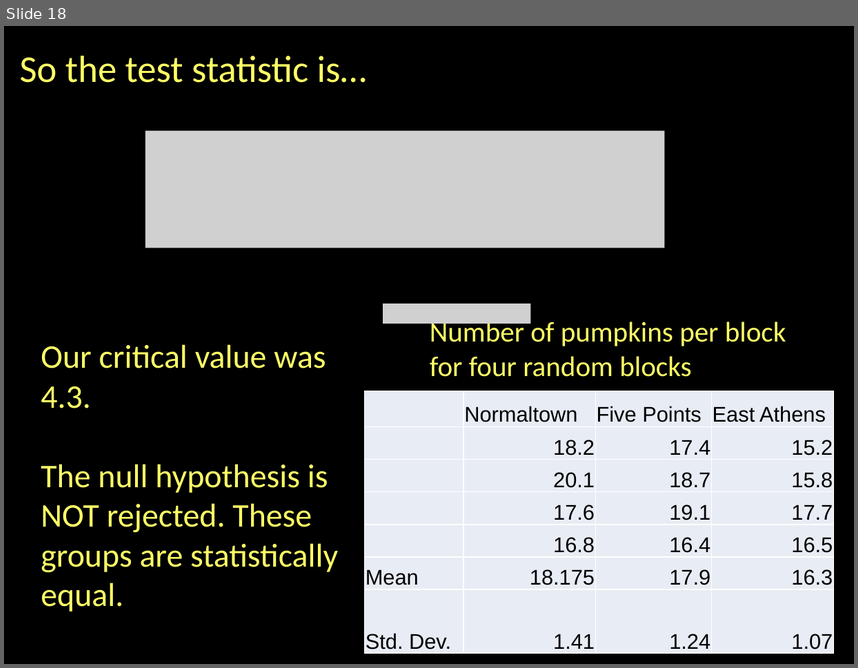
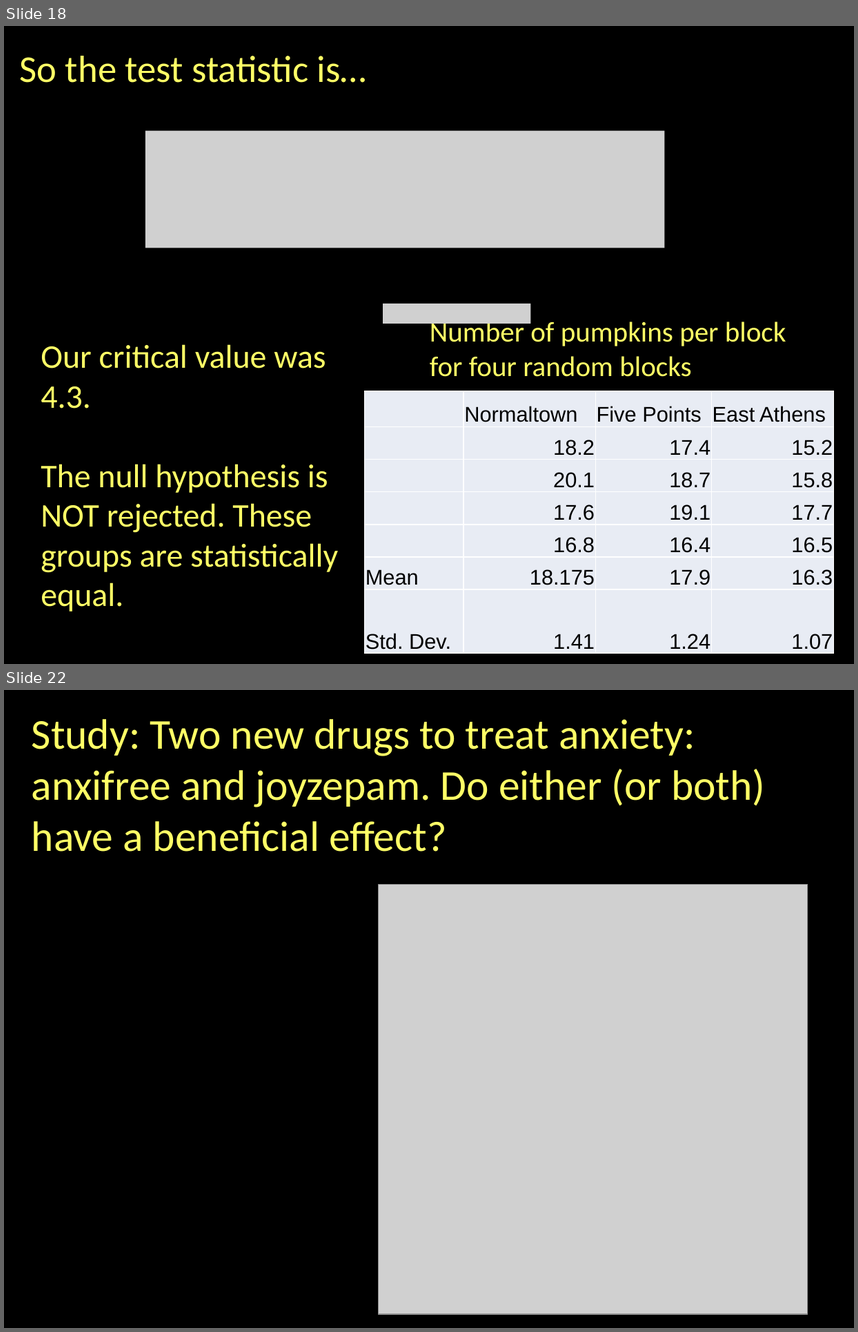
Before and after one commit to jshannon75/geog4300, a slide deck: slides/geog4300_f19_L12-1 ANOVA.pptx. Shown one above the other, each under a label of ours: slide 18 before the commit, slides 18 and 22 after it; the slides between them are not shown. The pictures are 858x668 and 858x1332 pixels, drawn with LibreOffice and Linux fonts; fonts in the diff are those of the drawing; grey boxes stand for pictures. Boxes give left, top, right and bottom in pixels: in the first picture for what was removed or moved away, otherwise in the second. Text is boxed around its words. In the diff, an @@ line names an element or a change of style, - is before the commit and + after.

```diff
--- a/slides/geog4300_f19_L12-1 ANOVA.pptx
+++ b/slides/geog4300_f19_L12-1 ANOVA.pptx
@@ slide 22 added at (4, 690, 854, 1328), background #000000 @@
@@ text added at (32, 719, 765, 851), 36 pt, text #FFFF66 @@
+Study: Two new drugs to treat anxiety: anxifree and joyzepam. Do either (or both) have a beneficial effect?
@@ picture added at (378, 884, 807, 1313) @@
```
Also in this commit, not shown: 1 slide changed, 16 other slides added, 6 other files.
